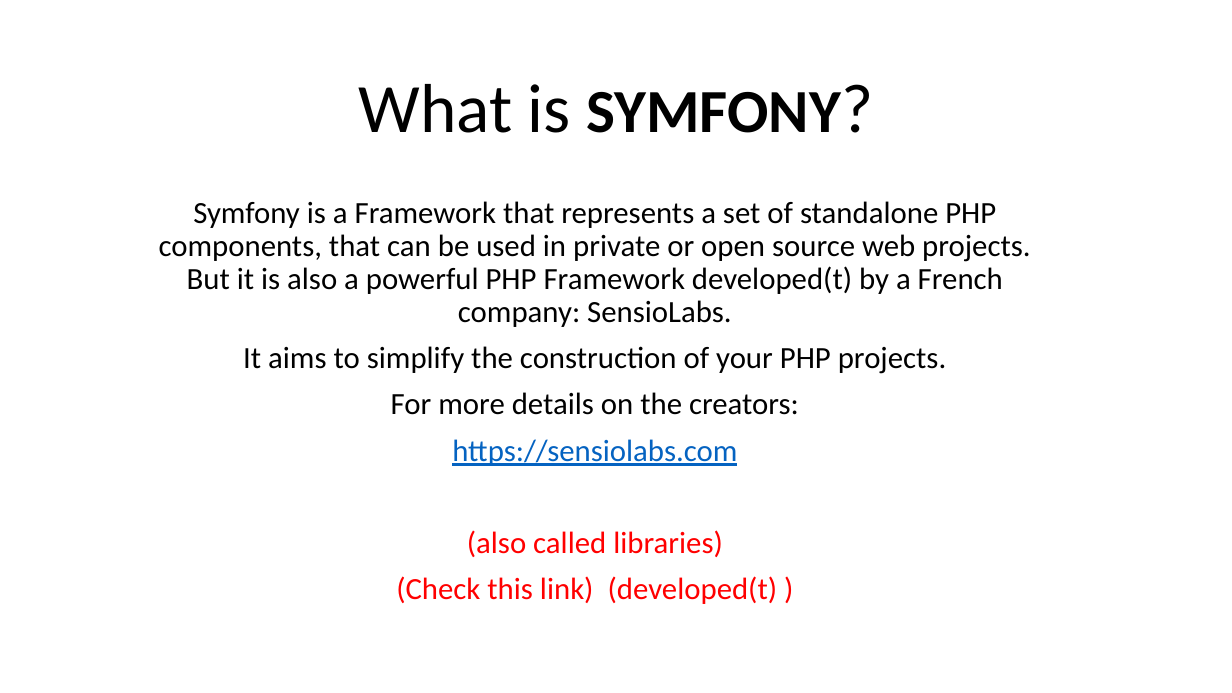
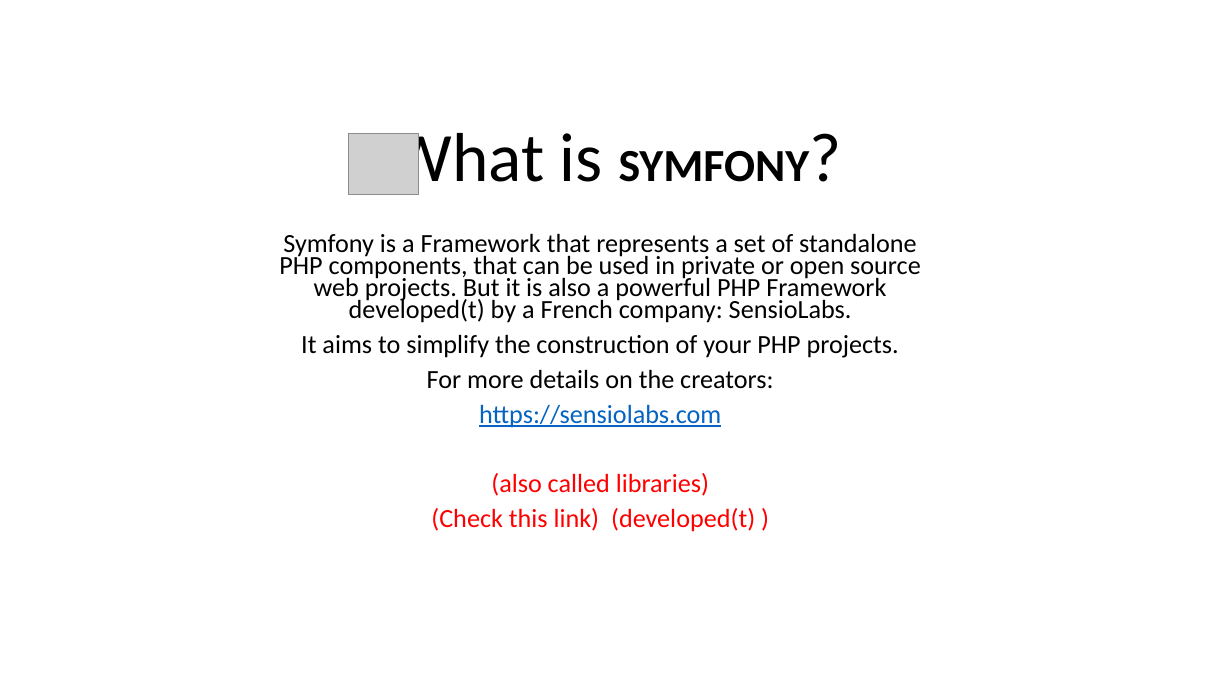
Before and after one commit to Philippe-Da-Costa/PowerPoint, a slide deck: slide 5 of presentation/What the Symfony.pptx. Drawn at 1232x693 pixels with LibreOffice and Linux fonts; fonts in the diff are those of the drawing; grey boxes stand for pictures; background and template pictures are left out. Boxes give left, top, right and bottom in pixels: in the first picture for what was removed or moved away, otherwise in the second. Text is boxed around its words. In the diff, an @@ line names an element or a change of style, - is before the commit and + after.

Commit message:
maj presentation symfony

```diff
--- a/presentation/What the Symfony.pptx
+++ b/presentation/What the Symfony.pptx
@@ title "What is SYMFONY?" moved from (x1=359, y1=84, x2=841, y2=133) to (x1=391, y1=133, x2=810, y2=195) @@
@@ title "What is SYMFONY?" at (x1=391, y1=133, x2=810, y2=195): size 47.7 to 35.8 pt in "SYMFONY?" @@
@@ picture added at (x1=348, y1=133, x2=419, y2=195) @@
@@ subtitle "Symfony is a Framework that ..." moved from (x1=159, y1=201, x2=1030, y2=604) to (x1=279, y1=233, x2=921, y2=532) @@
@@ subtitle "Symfony is a Framework that ..." at (x1=279, y1=233, x2=921, y2=532): size 24 to 20.4 pt; line spacing 0.9 to 0.7 @@
```
Also in this commit, not shown: 5 other slides changed, 5 slides added, 1 other file.
